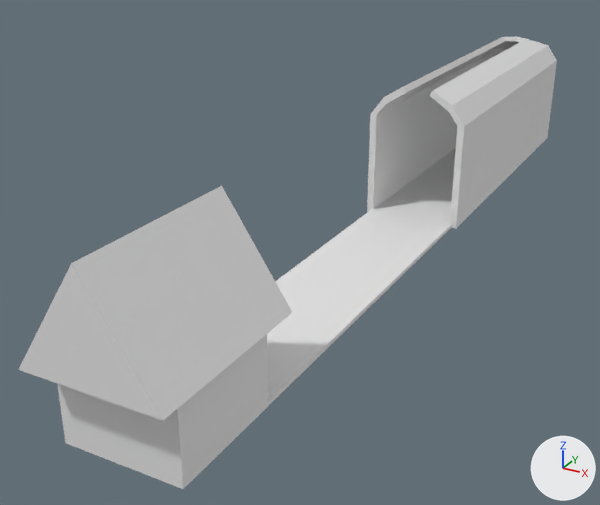
A saved change to the Blender file godot-4-jam-template-main/assets/3d/level1.blend.
One viewpoint serves both versions: a camera (50 mm lens) standing at (84.0, -225.0, 92.0) and looking at (-21.0, -34.0, -4.0). Arrows for +X, +Y and +Z are at lower right; the lights stay in place.

In view in the first picture: 'Cube', 'FarmHouse-col', 'floor-col', 'walls-col'.
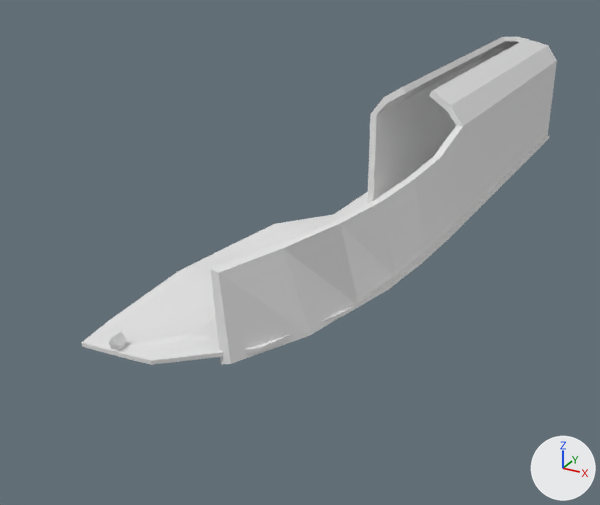
The change, as JSON lines over the scene's bpy script:
```json
{"block": "me_cube", "where": "# used by ob_floor_col; location = (0.0, 0.0, 0.0); scale = (13.0, 108.0, 0.5)"}
{"op": "remove", "block": "me_cube", "code": "me_cube.from_pydata(...)  # 8 vertices, 6 faces; spans x -1.0..1.0, y -1.0..1.0, z -1.0..1.0"}
{"op": "add", "block": "me_cube", "code": "me_cube.from_pydata(...)  # 70 vertices, 68 faces; spans x -36.96..15.27, y -108.17..108.5, z -0.6..2.54"}
{"block": "me_cube", "change": "me_cube part 1: the whole mesh is rebuilt"}
{"block": "me_cube_001", "where": "# used by ob_walls_col; location = (13.4, 100.5, 7.4); scale = (1.0, 8.25, 7.94)"}
{"op": "remove", "block": "me_cube_001", "code": "me_cube_001.from_pydata(...)  # 24 vertices, 22 faces; spans x -25.6..1.0, y -12.4..1.0, z -1.0..4.1"}
{"op": "add", "block": "me_cube_001", "code": "me_cube_001.from_pydata(...)  # 68 vertices, 68 faces; spans x -27.8..1.0, y -23.9..1.0, z -1.3..4.1"}
{"block": "me_cube_001", "change": "me_cube_001 part 2"}
{"block": "me_cube_001", "change": "6 vertices are removed from x -25.6..1.0, y -12.4..1.0, z -1.0..4.1"}
{"block": "me_cube_001", "change": "11 faces are deleted"}
{"block": "me_cube_001", "change": "4 vertices move from x -9.9..-3.0, y -12.4, z 3.4..4.1 to x -10.0..-3.3, y -12.4, z 3.4..4.0"}
{"block": "me_cube_001", "change": "39 vertices are added at x -27.8..-0.8, y -23.9..1.0, z -1.3..4.1"}
{"block": "me_cube_001", "change": "11 new vertices lie (2.0, 0.0, 0.0) away from vertices in x -27.8..-1.3, y -21.8..-0.4, z -1.0..2.9"}
{"block": "me_cube_001", "change": "57 new faces join them"}
{"op": "set", "path": "ob_floor_col.scale", "old": "(13.0, 108.0, 0.5)", "new": "(1.0, 1.0, 1.0)"}
{"op": "remove", "block": "ob_walls_col", "code": "_m = ob_walls_col.modifiers.new('Mirror', 'MIRROR')"}
{"op": "remove", "block": "ob_walls_col", "code": "_m.use_bisect_axis = (True, False, False)"}
{"op": "remove", "block": "ob_walls_col", "code": "_m.use_clip = True"}
{"op": "remove", "block": "ob_walls_col", "code": "_m.mirror_object = ob_floor_col"}
{"op": "set", "path": "ob_farmhouse_col.location", "old": "(0.0, -122.2, 8.8)", "new": "(-26.0, -106.2, 1.2)"}
{"op": "set", "path": "ob_farmhouse_col.scale", "old": "(1.0, 1.0, 1.0)", "new": "(0.0807, 0.0807, 0.0807)"}
```

Boxes [x1, y1, x2, y2] around the edits, measured in the pictures (600 x 505 px):
```json
{"object": "walls-col", "change": "reshaped, modifiers changed", "before": [367, 36, 557, 229], "after": [210, 36, 557, 365], "on screen": "82% wider, 70% taller"}
{"object": "Cube", "change": "moved, rescaled", "before": [18, 186, 293, 421], "after": [108, 331, 126, 347]}
{"object": "floor-col", "change": "reshaped, rescaled", "before": [267, 148, 456, 406], "after": [82, 136, 550, 365]}
{"object": "FarmHouse-col", "change": "moved, rescaled", "before": [57, 334, 268, 489], "after": [110, 342, 125, 351], "on screen": "92% narrower, 94% shorter"}
{"part": 2, "of": "me_cube_001", "change": "built on", "before": [367, 89, 541, 229], "after": [210, 89, 541, 365]}
```
